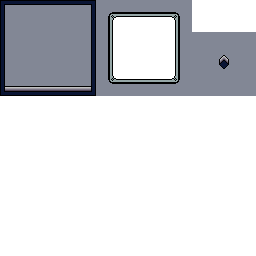
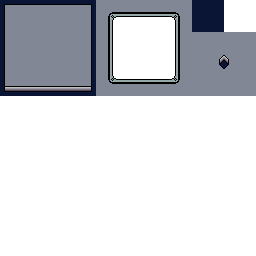
The second 256x256 image is a revision of the first. Changes to its layers:
painted on "Layer 1" over [0, 0, 224, 96]
